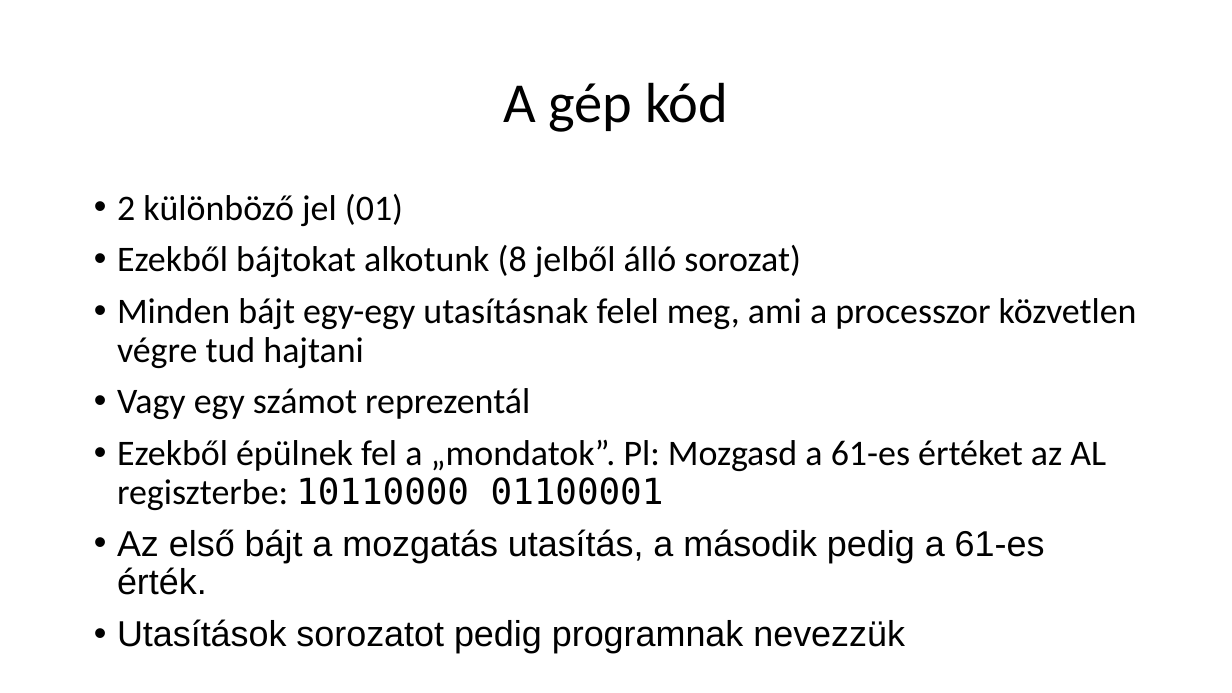
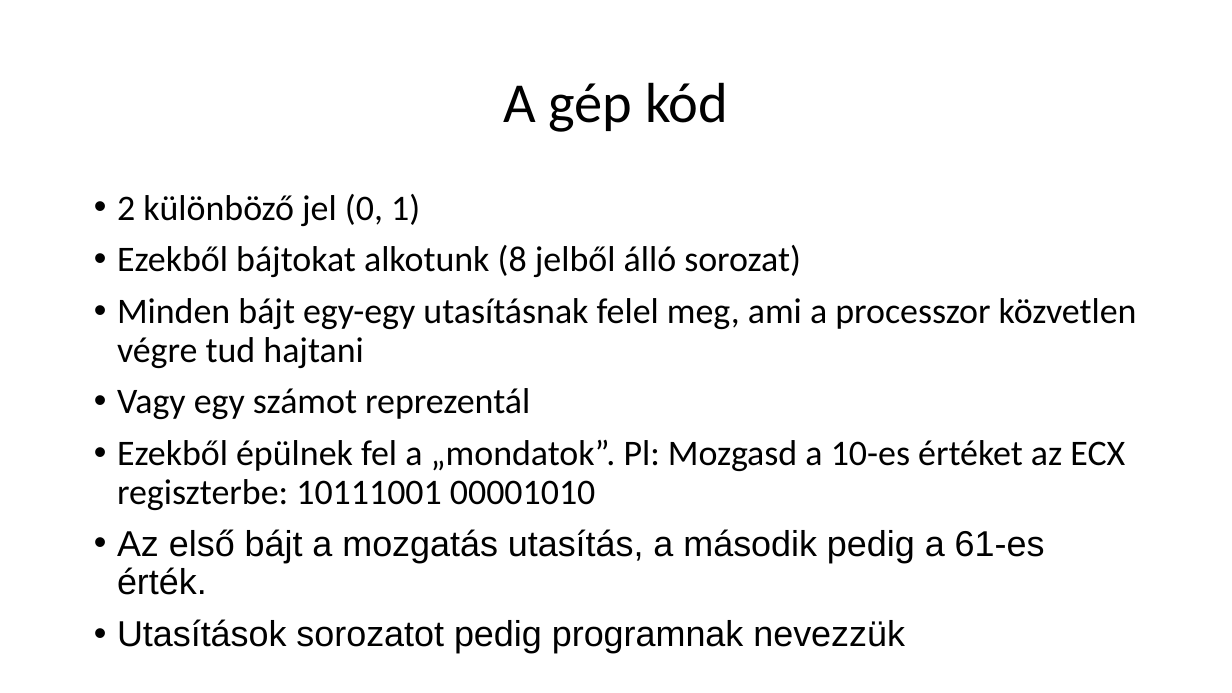
Before and after one commit to nagyandras95/Egyetem, a slide deck: slide 5 of efop/03/Absztakciós szintek a programozásban.pptx. Drawn at 1232x693 pixels with LibreOffice and Linux fonts; fonts in the diff are those of the drawing. Boxes give left, top, right and bottom in pixels: in the first picture for what was removed or moved away, otherwise in the second. Text is boxed around its words. In the diff, an @@ line names an element or a change of style, - is before the commit and + after.

```diff
--- a/efop/03/Absztakciós szintek a programozásban.pptx
+++ b/efop/03/Absztakciós szintek a programozásban.pptx
@@ text at <box>117,194,420,226</box>: text changed @@
-• 2 különböző jel (01)
+• 2 különböző jel (0, 1)
@@ text at <box>117,439,1125,510</box>: text changed @@
-• Ezekből épülnek fel a „mondatok”. Pl: Mozgasd a 61-es értéket az AL regiszterbe: 10110000 01100001
+• Ezekből épülnek fel a „mondatok”. Pl: Mozgasd a 10-es értéket az ECX regiszterbe: 10111001 00001010
```
Also in this commit, not shown: 5 other slides changed, 2 slides added, 1 slide removed, 3 other files.
